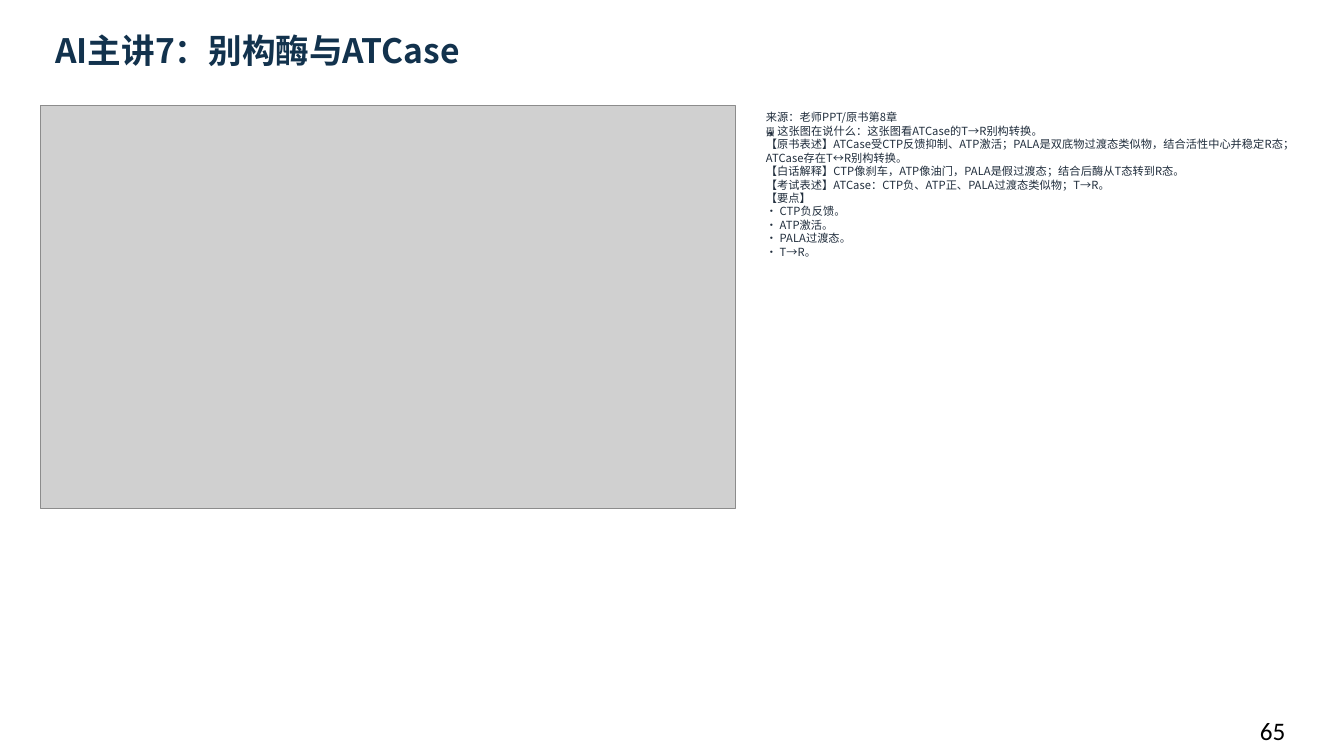
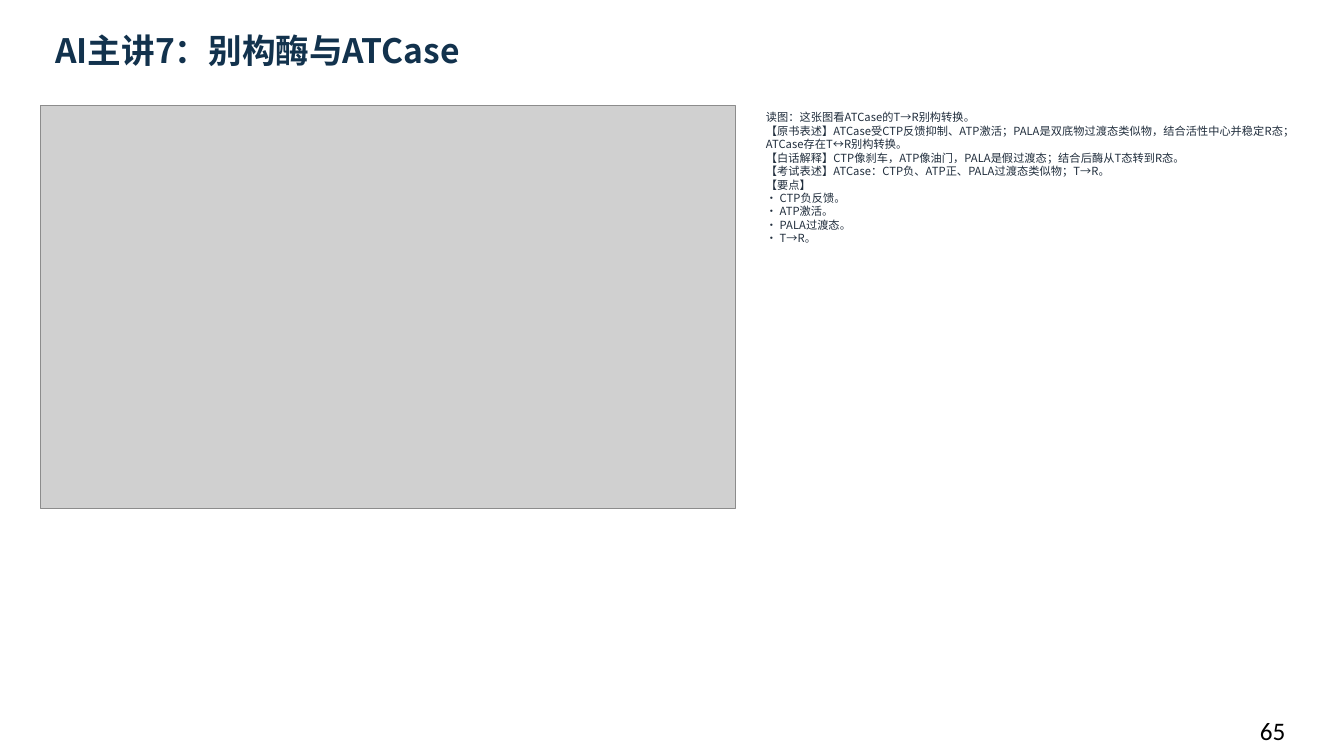
Before and after one commit to newkan-li/Biochemistry, a slide deck: slide 65 of downloads/bc08-ai-style.pptx. Drawn at 1344x756 pixels with LibreOffice and Linux fonts; fonts in the diff are those of the drawing; grey boxes stand for pictures. Boxes give left, top, right and bottom in pixels: in the first picture for what was removed or moved away, otherwise in the second. Text is boxed around its words. In the diff, an @@ line names an element or a change of style, - is before the commit and + after.

Commit message:
bc08补58页老师原页读图讲解:53页缺图注补齐,下载PPT同步;版本20261112cdn

```diff
--- a/downloads/bc08-ai-style.pptx
+++ b/downloads/bc08-ai-style.pptx
@@ text at box(766, 111, 1294, 243): text changed @@
-来源：老师PPT/原书第8章
-🖼 这张图在说什么：这张图看ATCase的T→R别构转换。
-【原书表述】ATCase受CTP反馈抑制、ATP激活；PALA是双底物过渡态类似物，结合活性中心并稳定R态；ATCase存在T↔R别构转换。
-【白话解释】CTP像刹车，ATP像油门，PALA是假过渡态；结合后酶从T态转到R态。
-【考试表述】ATCase：CTP负、ATP正、PALA过渡态类似物；T→R。
-【要点】
-• CTP负反馈。
-• ATP激活。
-• PALA过渡态。
-• T→R。
+读图：这张图看ATCase的T→R别构转换。
+【原书表述】ATCase受CTP反馈抑制、ATP激活；PALA是双底物过渡态类似物，结合活性中心并稳定R态；ATCase存在T↔R别构转换。
+【白话解释】CTP像刹车，ATP像油门，PALA是假过渡态；结合后酶从T态转到R态。
+【考试表述】ATCase：CTP负、ATP正、PALA过渡态类似物；T→R。
+【要点】
+• CTP负反馈。
+• ATP激活。
+• PALA过渡态。
+• T→R。
```
Also in this commit, not shown: 107 other slides changed, 6 other files.
